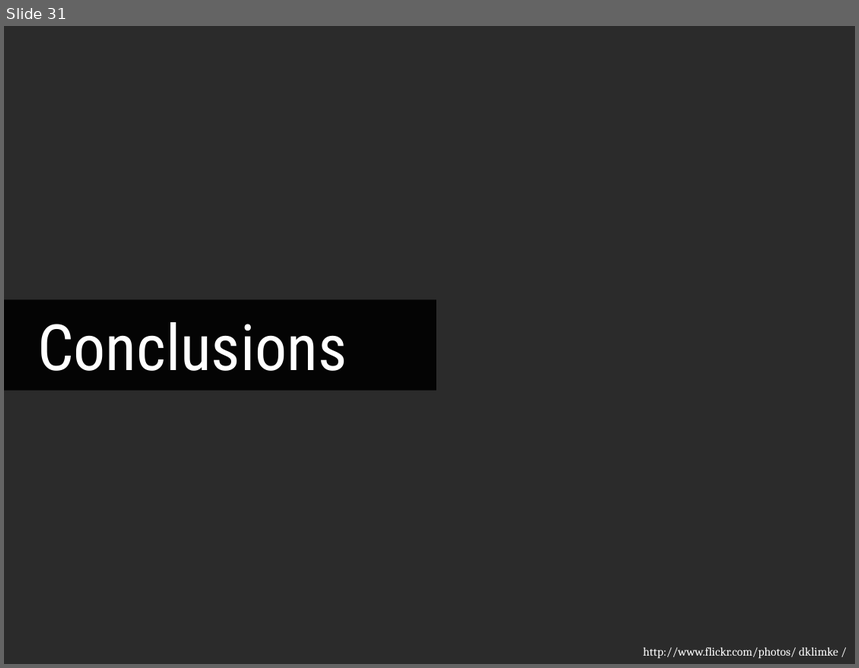
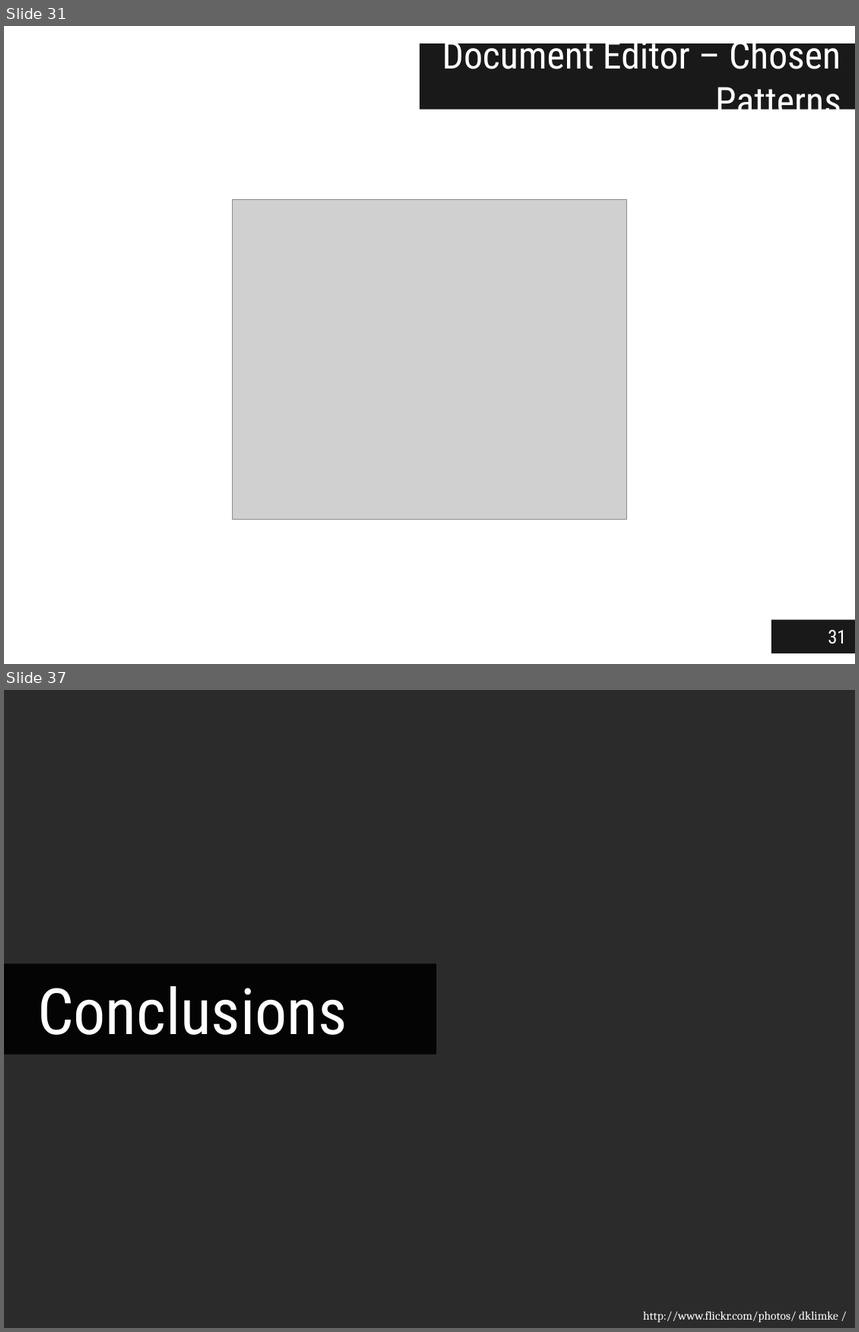
Before and after one commit to jgradim/thesis, a slide deck: presentations/jgradim-presentation.pptx. Shown one above the other, each under a label of ours: slide 31 before the commit, slides 31 and 37 after it; the slides between them are not shown. The pictures are 859x668 and 859x1332 pixels, drawn with LibreOffice and Linux fonts; fonts in the diff are those of the drawing; grey boxes stand for pictures; background and template pictures are left out; a plain dark background stands for a picture behind light text. Boxes give left, top, right and bottom in pixels: in the first picture for what was removed or moved away, otherwise in the second. Text is boxed around its words. In the diff, an @@ line names an element or a change of style, - is before the commit and + after.

Commit message:
Almost final version of the presentation, missing diagram for Role-Object pattern

```diff
--- a/presentations/jgradim-presentation.pptx
+++ b/presentations/jgradim-presentation.pptx
@@ slide 31 added at (4,26,855,664), background #FFFFFF @@
@@ title added at (420,44,855,110), fill #000000 at 90% opacity, 32 pt, text #FFFFFF @@
+Document Editor – Chosen Patterns
@@ picture added at (232,199,627,520) @@
@@ page number added at (772,620,855,655), fill #000000 at 90% opacity, 16 pt, text #FFFFFF @@
+31
@@ what was slide 31 is now slide 37 @@
```
Also in this commit, not shown: 32 slides changed, 6 other slides added.
